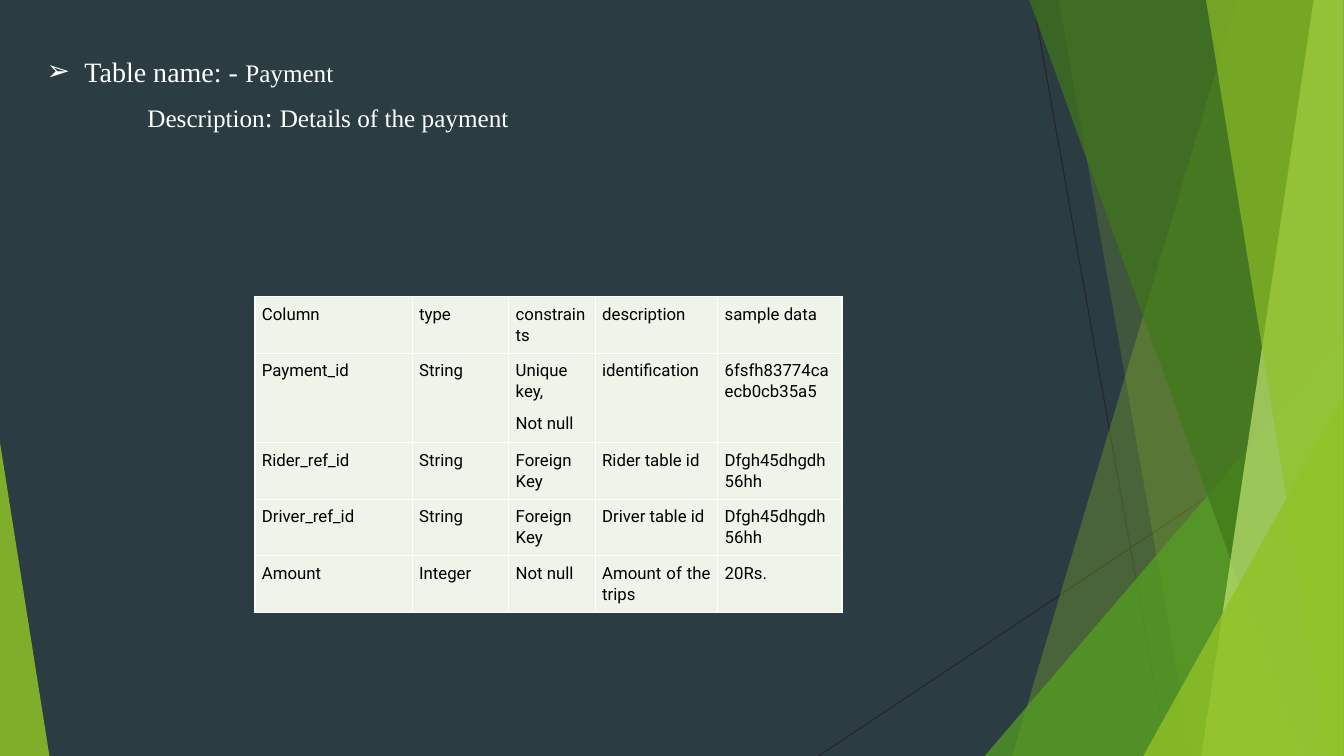
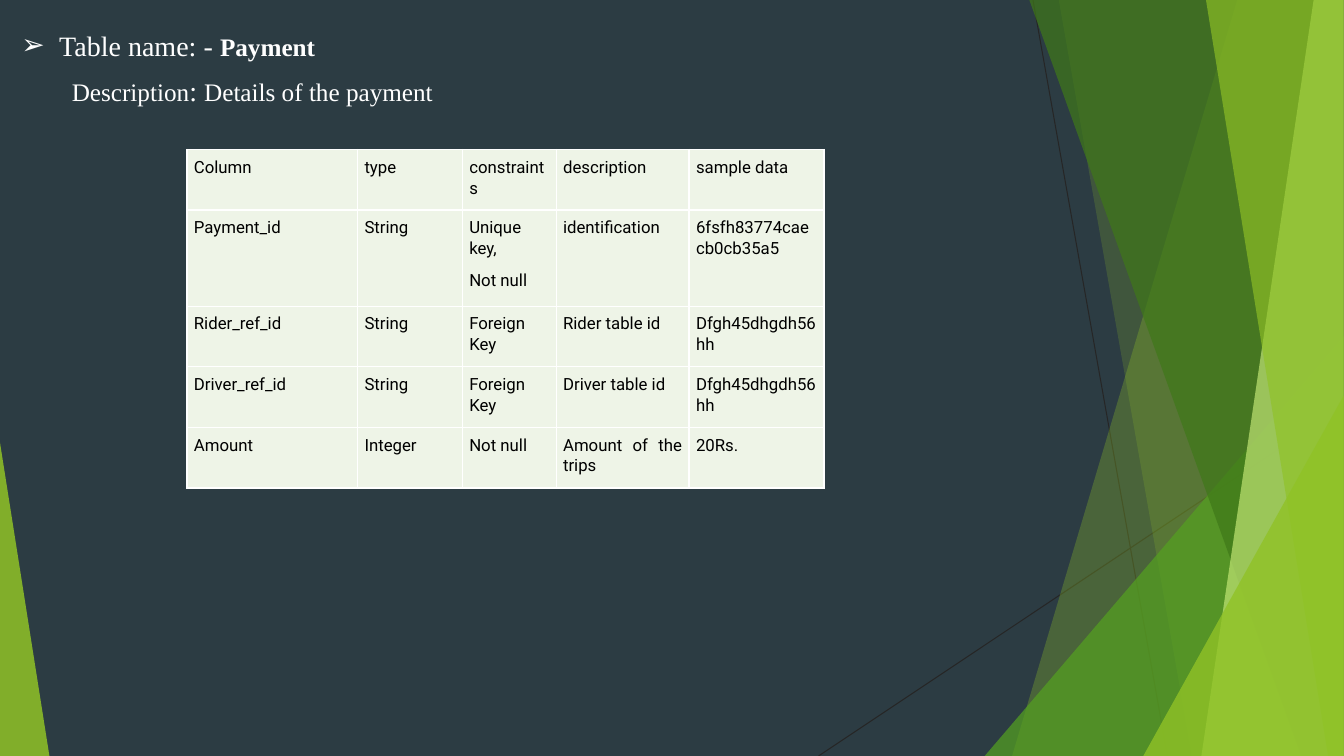
Before and after one commit to AmanPuthawala/UBERCLONE, a slide deck: slide 30 of materials/Uberclone.pptx (slide 26 before the commit). Drawn at 1344x756 pixels with LibreOffice and Linux fonts; fonts in the diff are those of the drawing. Boxes give left, top, right and bottom in pixels: in the first picture for what was removed or moved away, otherwise in the second. Text is boxed around its words. In the diff, an @@ line names an element or a change of style, - is before the commit and + after.

```diff
--- a/materials/Uberclone.pptx
+++ b/materials/Uberclone.pptx
@@ text "Table name: - Payment" moved from (x1=84, y1=62, x2=509, y2=133) to (x1=59, y1=36, x2=433, y2=107) @@
@@ text "Table name: - Payment" at (x1=59, y1=36, x2=433, y2=107): bold on in "Payment"; list level 3 to 1 in "Description: Details of the payment" @@
@@ table resized from (x1=255, y1=296, x2=843, y2=608) to (x1=187, y1=149, x2=824, y2=488) @@
```
Also in this commit, not shown: 15 other slides changed, 14 slides added, 10 slides removed.
